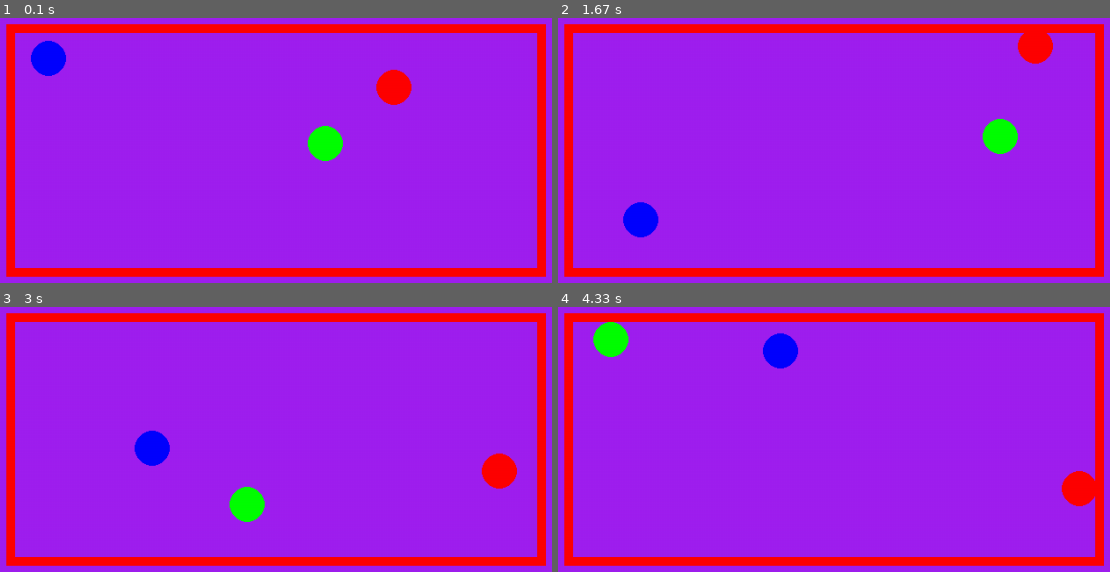
Above: before the commit, frames 1-4 (two rows, left to right).
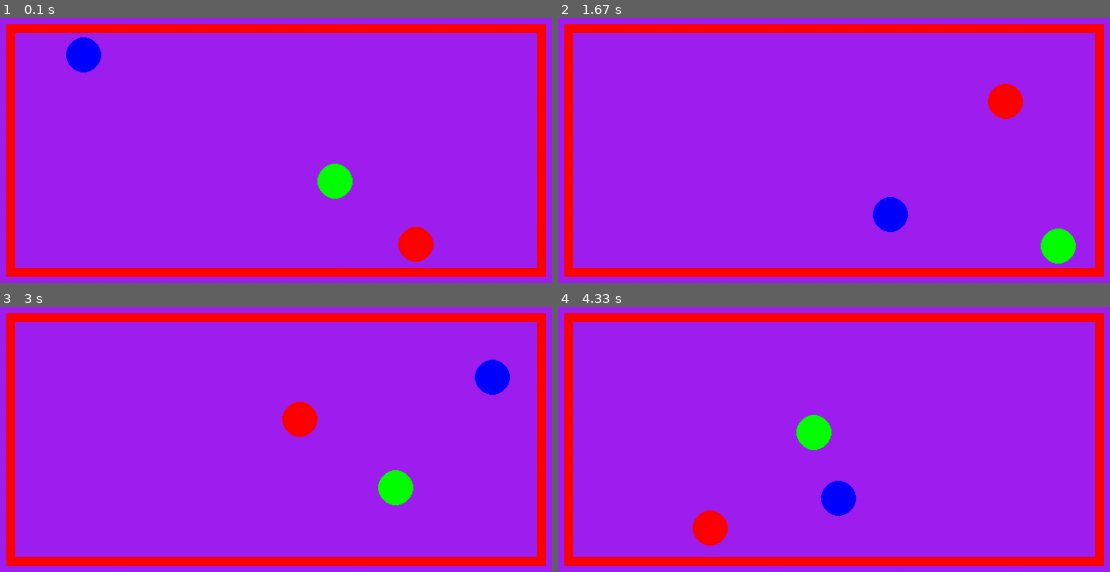
Above: after the commit, the same moments.

Repository: so-groenen/Event-Driven-particle-simulation-in-Pygame
Game: pygame game, started from two_particle.py
Same seed, same stepped clock (60 frames per second), same inputs: the game is played once before the commit and once after it.
Inputs:
- Up to frame 1 (0.1 s): no input
- Up to frame 2 (1.67 s): no input
- Up to frame 3 (3 s): no input
- Up to frame 4 (4.33 s): no input

The runs differ from the first frame. In frame 1, 4.1% of the frame differs, in the area x 5-79%, y 7-93%; in frame 2, 4.0%; in frame 3, 4.1%, in the area x 24-94%, y 19-82%; in frame 4, 4.1%.

Commit message:
Added getTop etc... to BoundingBox to include line thickness

Diff:
--- a/two_particle.py
+++ b/two_particle.py
@@ -78,10 +78,23 @@
     def draw(self):
         pygame.draw.rect(self.screen, self.color, self, self.thickness)
 
-    def getRandVec2(self) -> Vector2:
-        x = np.random.randint(self.left, self.right)
-        y = np.random.randint(self.top, self.bottom)
+    def getRandVec2(self, radius: float) -> Vector2:
+        x = np.random.randint(self.left + radius, self.right - radius)
+        y = np.random.randint(self.top + radius, self.bottom - radius)
         return Vector2(x, y)
+
+    def getTop(self) -> float:
+        return box.top + box.thickness
+
+    def getBottom(self) -> float:
+        return box.bottom - box.thickness
+
+    def getRight(self) -> float:
+        return box.right - box.thickness
+
+    def getLeft(self) -> float:
+        return box.left + box.thickness
+
 
 class Particle:
     def __init__(self,
@@ -137,24 +150,24 @@
 
         # handle up/down box collision
         if self.velocity.y < 0:
-            distance = abs(self.position.y - self.radius - box.top )
+            distance = abs((self.position.y - self.radius) - box.getTop())
             colTime  = distance/abs(self.velocity.y) + systemTime
             if colTime < self.wallCollision.time:
                 self.wallCollision.set(WallSide.TOP, colTime)
         elif self.velocity.y > 0:
-            distance = abs(self.position.y+self.radius - box.bottom)
+            distance = abs((self.position.y+self.radius) - box.getBottom()) #To be checked
             colTime  = distance/abs(self.velocity.y) + systemTime
             if colTime < self.wallCollision.time:
                 self.wallCollision.set(WallSide.BOTTOM, colTime)
 
         # handle left/right box collision
         if self.velocity.x > 0:
-            distance = abs(box.right - (self.position.x + self.radius))
+            distance = abs(box.getRight() - (self.position.x + self.radius))
             colTime  = distance/abs(self.velocity.x) + systemTime
             if colTime < self.wallCollision.time:
                 self.wallCollision.set(WallSide.RIGHT, colTime)
         elif self.velocity.x < 0:
-            distance = abs((self.position.x - self.radius) - box.left)
+            distance = abs((self.position.x - self.radius) - box.getLeft())
             colTime  = distance/abs(self.velocity.x) + systemTime
             if colTime < self.wallCollision.time:
                 self.wallCollision.set(WallSide.LEFT, colTime)
@@ -164,16 +177,16 @@
         match self.wallCollision.side:
             case WallSide.TOP:
                 self.velocity.y *= -1
-                self.position.y  = box.top + self.radius
+                self.position.y  = box.getTop() + self.radius
             case WallSide.BOTTOM:
                 self.velocity.y *= -1
-                self.position.y  = box.bottom - self.radius
+                self.position.y  = box.getBottom() - self.radius
             case WallSide.RIGHT:
                 self.velocity.x *= -1
-                self.position.x  = box.right - self.radius
+                self.position.x  = box.getRight() - self.radius
             case WallSide.LEFT:
                 self.velocity.x *= -1
-                self.position.x  = box.left + self.radius
+                self.position.x  = box.getLeft() + self.radius
 
 
     def getTwoParticleCollisionInfo(self, otherParticle: Particle, systemTime: float) -> ParticleCollision:
@@ -209,7 +222,7 @@
 
         dR: Vector2  = partnerParticle.position - self.position
         dV: Vector2  = partnerParticle.velocity - self.velocity
-        sigma: float = partnerParticle.radius + self.radius
+        sigma: float = dR.magnitude() #partnerParticle.radius + self.radius
         b: float     = dR.dot(dV)
 
         dV_self  = + 2*(partnerParticle.mass/(self.mass + partnerParticle.mass)) * (b/(sigma))*dR.normalize()
@@ -252,6 +265,7 @@
     clock         = pygame.time.Clock()
     running       = True
     dt            = 0
+    radius        = 20
     systemTime    = 0
     screen_size   = Vector2    (screen.get_size())
     box           = BoundingBox(screen    = screen,
@@ -259,15 +273,19 @@
                                 color     = "red",
                                 thickness = 10)
 
-    particleA     = Particle   (position = box.getRandVec2(),
-                                velocity=Vector2(140/2, -125/2),
-                                color="red")
-    particleB     = Particle   (position = box.getRandVec2(),
-                                velocity=Vector2(-120/2, +235/2),
-                                color="blue")
-    particleC     = Particle   (position = box.getRandVec2(),
-                                velocity=Vector2(435/2, -75/2),
-                                color="green")
+    particleA     = Particle   (position = box.getRandVec2(radius),
+                                velocity = getRandVelocity(-200, 200),
+                                color    = "red",
+                                radius   = radius)
+    particleB     = Particle   (position = box.getRandVec2(radius),
+                                velocity = getRandVelocity(-200, 200),
+                                color    = "blue",
+                                radius   = radius)
+
+    particleC     = Particle   (position = box.getRandVec2(radius),
+                                velocity = getRandVelocity(-200, 200),
+                                color    = "green",
+                                radius   = radius)
 
     particles      = [particleA, particleB, particleC]
     collisionQueue = CollisionSchedule() #PriorityQueue()
